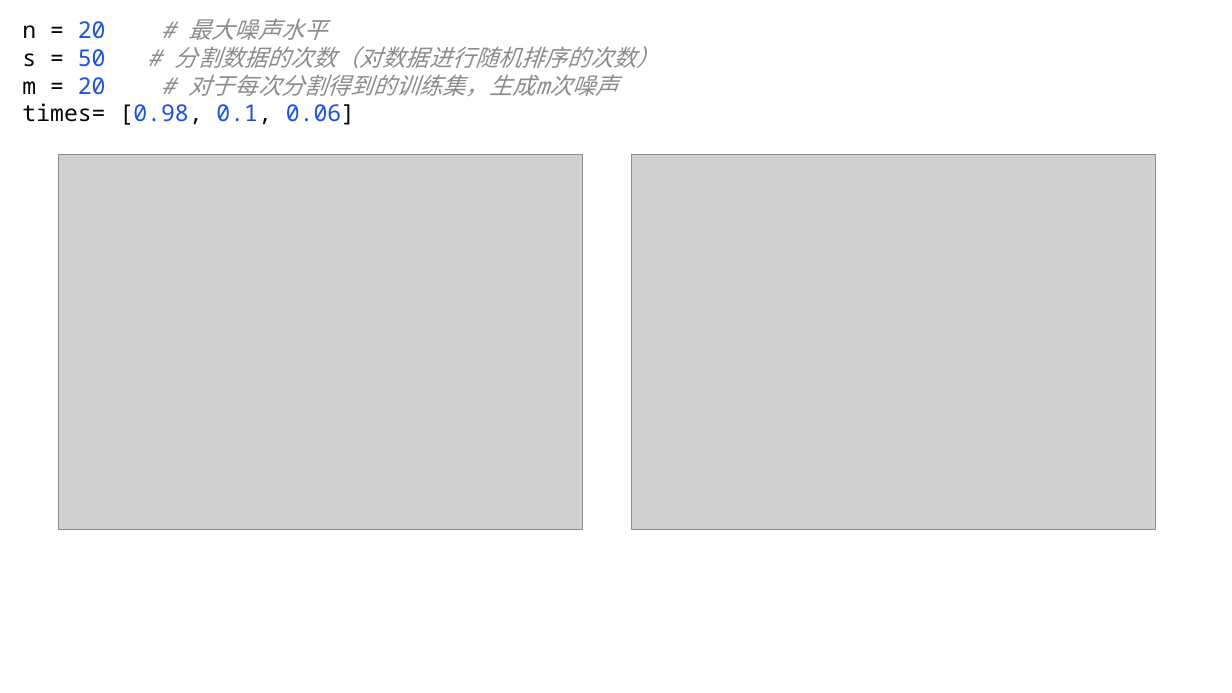
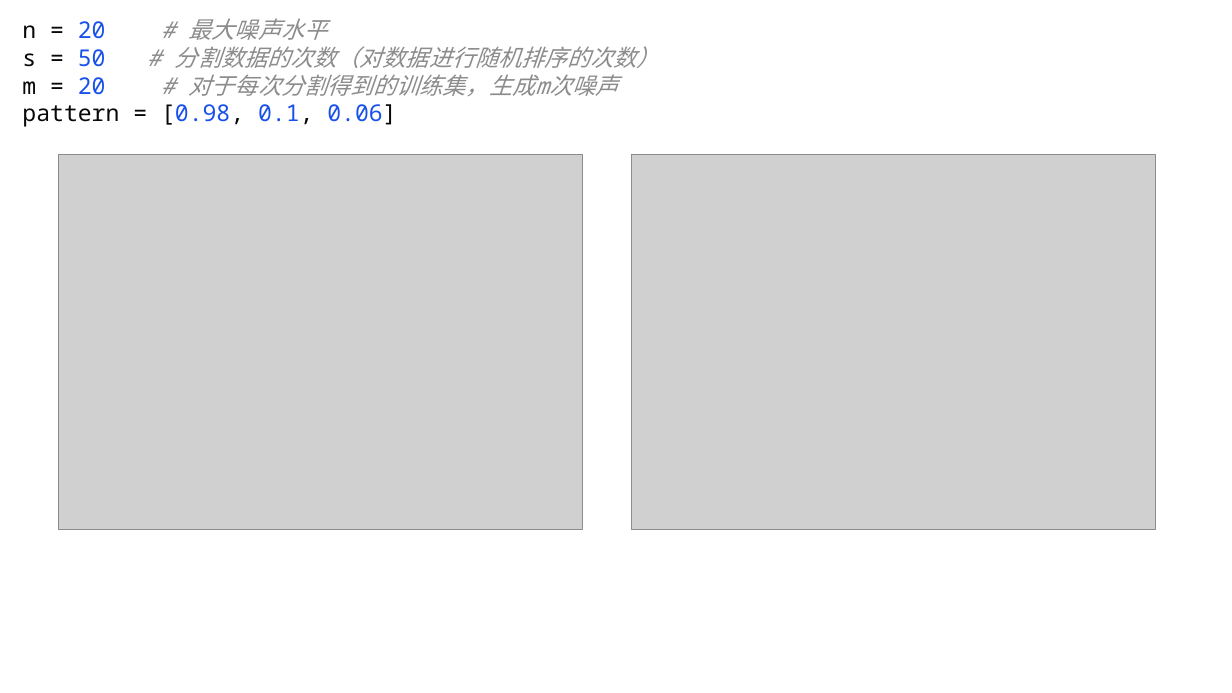
Before and after one commit to lucking666/sys, a slide deck: slide 2 of sycode/国庆后的修改图片/国庆之后的修改结构.pptx. Drawn at 1232x693 pixels with LibreOffice and Linux fonts; fonts in the diff are those of the drawing; grey boxes stand for pictures. Boxes give left, top, right and bottom in pixels: in the first picture for what was removed or moved away, otherwise in the second. Text is boxed around its words. In the diff, an @@ line names an element or a change of style, - is before the commit and + after.

```diff
--- a/sycode/国庆后的修改图片/国庆之后的修改结构.pptx
+++ b/sycode/国庆后的修改图片/国庆之后的修改结构.pptx
@@ text at (22,18,660,127): text changed @@
-n = 20 # 最大噪声水平
-s = 50 # 分割数据的次数（对数据进行随机排序的次数）
-m = 20 # 对于每次分割得到的训练集，生成m次噪声
-times= [0.98, 0.1, 0.06]
+n = 20 # 最大噪声水平
+s = 50 # 分割数据的次数（对数据进行随机排序的次数）
+m = 20 # 对于每次分割得到的训练集，生成m次噪声
+pattern = [0.98, 0.1, 0.06]
```
Also in this commit, not shown: 1 other slide changed, 3 other files.
